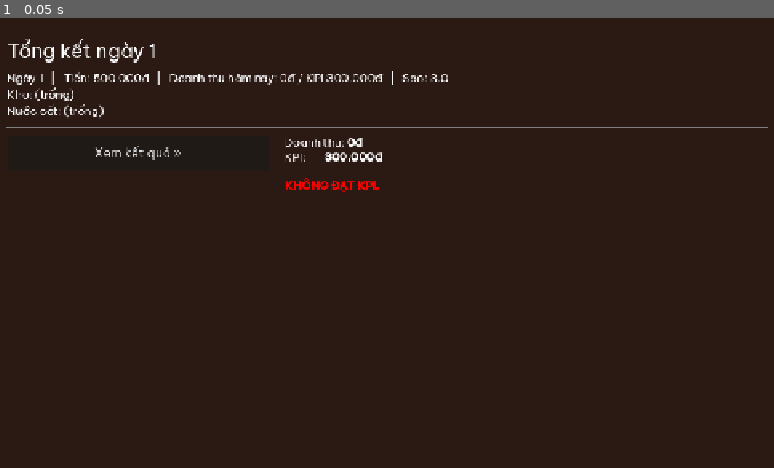
Above: before the commit, frame 1.
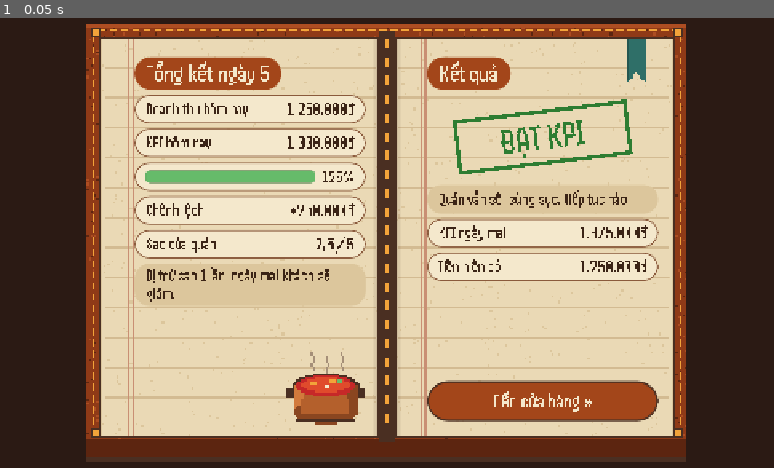
Above: after the commit, the same moment.

Repository: Znoywho/HotPot_SUNSUT
Game: Godot game, scene res://scenes/day_end/day_end.tscn
The game is run twice, just before and just after one commit, with the same random seed, the same clock (stepped at 60 frames per second) and the same inputs. This scene is started directly instead of the project's main scene.
Inputs:
- Up to frame 1 (0.05 s): no input

The runs differ from the first frame. In frame 1, 75% of the frame differs, in the area x 0-100%, y 1-99%.

Commit message:
Làm lại UI màn tổng kết ngày dạng sổ thu chi
Tự vẽ bìa, trang và nồi lẩu; thêm font Handjet SemiBold (OFL) và kiểu viên thuốc.
Phần logic để trống cho TODO(Hạo), game dừng ở màn này đến khi viết xong.

Diff:
--- /dev/null
+++ b/scenes/day_end/book_theme.tres
@@ -0,0 +1,129 @@
+[gd_resource type="Theme" format=3]
+
+[ext_resource type="FontFile" path="res://assets/fonts/Handjet-SemiBold.ttf" id="1_font"]
+
+[sub_resource type="StyleBoxFlat" id="StyleBox_pill_row"]
+bg_color = Color(0.95686275, 0.9098039, 0.8, 1)
+border_width_left = 2
+border_width_top = 2
+border_width_right = 2
+border_width_bottom = 2
+border_color = Color(0.5411765, 0.3529412, 0.23529412, 1)
+corner_radius_top_left = 24
+corner_radius_top_right = 24
+corner_radius_bottom_right = 24
+corner_radius_bottom_left = 24
+content_margin_left = 18.0
+content_margin_top = 2.0
+content_margin_right = 18.0
+content_margin_bottom = 2.0
+
+[sub_resource type="StyleBoxFlat" id="StyleBox_pill_heading"]
+bg_color = Color(0.6392157, 0.27450982, 0.101960786, 1)
+corner_radius_top_left = 26
+corner_radius_top_right = 26
+corner_radius_bottom_right = 26
+corner_radius_bottom_left = 26
+content_margin_left = 20.0
+content_margin_top = 2.0
+content_margin_right = 20.0
+content_margin_bottom = 2.0
+
+[sub_resource type="StyleBoxFlat" id="StyleBox_pill_note"]
+bg_color = Color(0.8627451, 0.7764706, 0.6117647, 1)
+corner_radius_top_left = 24
+corner_radius_top_right = 24
+corner_radius_bottom_right = 24
+corner_radius_bottom_left = 24
+content_margin_left = 18.0
+content_margin_top = 4.0
+content_margin_right = 18.0
+content_margin_bottom = 4.0
+
+[sub_resource type="StyleBoxFlat" id="StyleBox_button_normal"]
+bg_color = Color(0.6392157, 0.27450982, 0.101960786, 1)
+border_width_left = 3
+border_width_top = 3
+border_width_right = 3
+border_width_bottom = 3
+border_color = Color(0.2901961, 0.18431373, 0.13333334, 1)
+corner_radius_top_left = 32
+corner_radius_top_right = 32
+corner_radius_bottom_right = 32
+corner_radius_bottom_left = 32
+content_margin_left = 20.0
+content_margin_top = 4.0
+content_margin_right = 20.0
+content_margin_bottom = 4.0
+
+[sub_resource type="StyleBoxFlat" id="StyleBox_button_pressed"]
+bg_color = Color(0.45882353, 0.19607843, 0.07450981, 1)
+border_width_left = 3
+border_width_top = 3
+border_width_right = 3
+border_width_bottom = 3
+border_color = Color(0.2901961, 0.18431373, 0.13333334, 1)
+corner_radius_top_left = 32
+corner_radius_top_right = 32
+corner_radius_bottom_right = 32
+corner_radius_bottom_left = 32
+content_margin_left = 20.0
+content_margin_top = 4.0
+content_margin_right = 20.0
+content_margin_bottom = 4.0
+
+[sub_resource type="StyleBoxEmpty" id="StyleBox_focus"]
+
+[sub_resource type="StyleBoxFlat" id="StyleBox_bar_background"]
+bg_color = Color(0.16862746, 0.101960786, 0.078431375, 1)
+border_width_left = 2
+border_width_top = 2
+border_width_right = 2
+border_width_bottom = 2
+border_color = Color(0.101960786, 0.05882353, 0.043137256, 1)
+corner_radius_top_left = 6
+corner_radius_top_right = 6
+corner_radius_bottom_right = 6
+corner_radius_bottom_left = 6
+
+[sub_resource type="StyleBoxFlat" id="StyleBox_bar_pass"]
+bg_color = Color(0.4, 0.73333335, 0.41568628, 1)
+corner_radius_top_left = 6
+corner_radius_top_right = 6
+corner_radius_bottom_right = 6
+corner_radius_bottom_left = 6
+
+[sub_resource type="StyleBoxFlat" id="StyleBox_bar_fail"]
+bg_color = Color(0.9372549, 0.3254902, 0.3137255, 1)
+corner_radius_top_left = 6
+corner_radius_top_right = 6
+corner_radius_bottom_right = 6
+corner_radius_bottom_left = 6
+
+[resource]
+default_font = ExtResource("1_font")
+Button/colors/font_color = Color(0.95686275, 0.9098039, 0.8, 1)
+Button/colors/font_hover_color = Color(0.95686275, 0.9098039, 0.8, 1)
+Button/colors/font_pressed_color = Color(0.95686275, 0.9098039, 0.8, 1)
+Button/colors/font_focus_color = Color(0.95686275, 0.9098039, 0.8, 1)
+Button/font_sizes/font_size = 32
+Button/styles/focus = SubResource("StyleBox_focus")
+Button/styles/hover = SubResource("StyleBox_button_normal")
+Button/styles/normal = SubResource("StyleBox_button_normal")
+Button/styles/pressed = SubResource("StyleBox_button_pressed")
+HeadingLabel/base_type = &"Label"
+HeadingLabel/colors/font_color = Color(0.95686275, 0.9098039, 0.8, 1)
+HeadingLabel/font_sizes/font_size = 38
+HeadingLabel/styles/normal = SubResource("StyleBox_pill_heading")
+KpiBarFail/base_type = &"ProgressBar"
+KpiBarFail/styles/fill = SubResource("StyleBox_bar_fail")
+Label/colors/font_color = Color(0.23137255, 0.14117648, 0.08627451, 1)
+Label/font_sizes/font_size = 26
+NoteLabel/base_type = &"Label"
+NoteLabel/styles/normal = SubResource("StyleBox_pill_note")
+PillRow/base_type = &"PanelContainer"
+PillRow/styles/panel = SubResource("StyleBox_pill_row")
+ProgressBar/styles/background = SubResource("StyleBox_bar_background")
+ProgressBar/styles/fill = SubResource("StyleBox_bar_pass")
+ValueLabel/base_type = &"Label"
+ValueLabel/font_sizes/font_size = 30
--- a/scenes/day_end/day_end.gd
+++ b/scenes/day_end/day_end.gd
@@ -1,21 +1,67 @@
-extends ScreenBase
-## Tổng kết cuối ngày: kiểm tra KPI.
+extends Control
+## Màn tổng kết cuối ngày dạng cuốn sổ.
+## Phần giao diện nằm trong day_end.tscn. Chữ đang hiện là SỐ MẪU để xem bố cục.
+## TODO(Hạo): viết logic vào các hàm bên dưới, mỗi node đã có sẵn tên %... để gọi.
+
+const NEXT_SHOP_TEXT := "Đến cửa hàng »"
+const NEXT_RESULT_TEXT := "Xem kết quả »"
+const BAR_FAIL_VARIATION := &"KpiBarFail" ## Thanh đỏ khi trượt, mặc định thanh xanh (giống thanh máu).
+const STAMP_PASS_COLOR := Color("2e7d32")
+const STAMP_FAIL_COLOR := Color("c62828")
+
+# Tiêu đề
+@onready var title_label: Label = %TitleLabel
+# Trang trái: số liệu trong ngày
+@onready var revenue_value: Label = %RevenueValue
+@onready var kpi_value: Label = %KpiValue
+@onready var kpi_bar: ProgressBar = %KpiBar
+@onready var kpi_percent: Label = %KpiPercent
+@onready var difference_value: Label = %DifferenceValue
+@onready var stars_value: Label = %StarsValue
+@onready var star_note: Label = %StarNote
+# Trang phải: kết quả
+@onready var stamp_label: Label = %StampLabel
+@onready var result_message: Label = %ResultMessage
+@onready var next_kpi_row: Control = %NextKpiRow
+@onready var next_kpi_value: Label = %NextKpiValue
+@onready var money_value: Label = %MoneyValue
+@onready var continue_button: Button = %ContinueButton
+# Lớp phủ nhắc xoay ngang điện thoại
+@onready var rotate_hint: Control = %RotateHint
 
 
-func _get_title() -> String:
-	return "Tổng kết ngày %d" % GameState.day
+## Khởi tạo màn hình: nối nút rồi đổ dữ liệu lên sổ.
+func _ready() -> void:
+	continue_button.pressed.connect(_on_continue_pressed)
+	_show_day_summary()
+	_show_result()
 
 
-func _setup() -> void:
-	log_line("Doanh thu: [b]%s[/b]" % GameState.format_money(GameState.today_revenue))
-	log_line("KPI:       [b]%s[/b]" % GameState.format_money(GameState.kpi_target))
-	if GameState.stars_lost_today > 0:
-		log_line("Bị trừ sao %d lần, khách ngày mai sẽ giảm." % GameState.stars_lost_today)
-	log_line("")
-	if GameState.is_kpi_reached():
-		log_line("[color=green][b]ĐẠT KPI![/b][/color] KPI ngày mai: %s" %
-			GameState.format_money(GameState.next_kpi()))
-		add_action("Đến cửa hàng nâng cấp »", DayManager.next_phase)
-	else:
-		log_line("[color=red][b]KHÔNG ĐẠT KPI.[/b][/color]")
-		add_action("Xem kết quả »", DayManager.next_phase)
+## Hiện lớp nhắc xoay ngang khi điện thoại đang cầm dọc.
+func _process(_delta: float) -> void:
+	var window_size := DisplayServer.window_get_size()
+	rotate_hint.visible = window_size.y > window_size.x
+
+
+## Điền trang trái: tiêu đề, doanh thu, KPI, thanh tiến độ, chênh lệch, sao.
+func _show_day_summary() -> void:
+	# TODO(Hạo): lấy số từ GameState (day, today_revenue, kpi_target, stars, stars_lost_today).
+	# Tiền hiển thị bằng GameState.format_money().
+	# Không bị trừ sao thì ẩn star_note để khỏi còn viên thuốc trống.
+	pass
+
+
+## Điền trang phải: con dấu, lời nhắn, KPI ngày mai, tiền hiện có, chữ trên nút.
+func _show_result() -> void:
+	# TODO(Hạo): rẽ nhánh theo GameState.is_kpi_reached().
+	# Đạt: stamp_label.modulate = STAMP_PASS_COLOR,
+	#       nút hiện NEXT_SHOP_TEXT, KPI ngày mai lấy từ GameState.next_kpi().
+	# Trượt: kpi_bar.theme_type_variation = BAR_FAIL_VARIATION, STAMP_FAIL_COLOR,
+	#       NEXT_RESULT_TEXT, ẩn next_kpi_row (ẩn cả viên thuốc KPI ngày mai).
+	pass
+
+
+## Chuyển sang màn tiếp theo khi bấm nút.
+func _on_continue_pressed() -> void:
+	# TODO(Hạo): gọi DayManager.next_phase(). Chưa có dòng này thì game dừng ở màn này.
+	pass
--- a/scenes/day_end/day_end.tscn
+++ b/scenes/day_end/day_end.tscn
@@ -1,6 +1,19 @@
-[gd_scene load_steps=2 format=3]
+[gd_scene format=3]
 
 [ext_resource type="Script" path="res://scenes/day_end/day_end.gd" id="1"]
+[ext_resource type="Theme" path="res://scenes/day_end/book_theme.tres" id="2_theme"]
+[ext_resource type="Texture2D" path="res://assets/sprites/ui/book/cover.png" id="3_cover"]
+[ext_resource type="Texture2D" path="res://assets/sprites/ui/book/page_left.png" id="4_left"]
+[ext_resource type="Texture2D" path="res://assets/sprites/ui/book/page_right.png" id="5_right"]
+[ext_resource type="Texture2D" path="res://assets/sprites/ui/book/hotpot.png" id="6_hotpot"]
+
+[sub_resource type="StyleBoxFlat" id="StyleBox_stamp"]
+bg_color = Color(1, 1, 1, 0)
+border_width_left = 6
+border_width_top = 6
+border_width_right = 6
+border_width_bottom = 6
+border_color = Color(1, 1, 1, 1)
 
 [node name="DayEnd" type="Control"]
 layout_mode = 3
@@ -9,4 +22,341 @@
 anchor_bottom = 1.0
 grow_horizontal = 2
 grow_vertical = 2
+theme = ExtResource("2_theme")
 script = ExtResource("1")
+
+[node name="Backdrop" type="ColorRect" parent="."]
+layout_mode = 1
+anchors_preset = 15
+anchor_right = 1.0
+anchor_bottom = 1.0
+grow_horizontal = 2
+grow_vertical = 2
+color = Color(0.16862746, 0.101960786, 0.078431375, 1)
+
+[node name="Center" type="CenterContainer" parent="."]
+layout_mode = 1
+anchors_preset = 15
+anchor_right = 1.0
+anchor_bottom = 1.0
+grow_horizontal = 2
+grow_vertical = 2
+
+[node name="Book" type="Control" parent="Center"]
+custom_minimum_size = Vector2(960, 702)
+layout_mode = 2
+
+[node name="Cover" type="TextureRect" parent="Center/Book"]
+layout_mode = 0
+offset_right = 960.0
+offset_bottom = 702.0
+texture = ExtResource("3_cover")
+
+[node name="LeftPage" type="TextureRect" parent="Center/Book"]
+layout_mode = 0
+offset_left = 24.0
+offset_top = 24.0
+offset_right = 468.0
+offset_bottom = 660.0
+texture = ExtResource("4_left")
+
+[node name="Margin" type="MarginContainer" parent="Center/Book/LeftPage"]
+layout_mode = 1
+anchors_preset = 15
+anchor_right = 1.0
+anchor_bottom = 1.0
+grow_horizontal = 2
+grow_vertical = 2
+theme_override_constants/margin_left = 52
+theme_override_constants/margin_top = 30
+theme_override_constants/margin_right = 22
+theme_override_constants/margin_bottom = 24
+
+[node name="Content" type="VBoxContainer" parent="Center/Book/LeftPage/Margin"]
+layout_mode = 2
+theme_override_constants/separation = 8
+
+[node name="TitleLabel" type="Label" parent="Center/Book/LeftPage/Margin/Content"]
+unique_name_in_owner = true
+custom_minimum_size = Vector2(0, 52)
+layout_mode = 2
+size_flags_horizontal = 0
+theme_type_variation = &"HeadingLabel"
+text = "Tổng kết ngày 5"
+vertical_alignment = 1
+
+[node name="RevenueRow" type="PanelContainer" parent="Center/Book/LeftPage/Margin/Content"]
+custom_minimum_size = Vector2(0, 46)
+layout_mode = 2
+theme_type_variation = &"PillRow"
+
+[node name="Items" type="HBoxContainer" parent="Center/Book/LeftPage/Margin/Content/RevenueRow"]
+layout_mode = 2
+
+[node name="RevenueTitle" type="Label" parent="Center/Book/LeftPage/Margin/Content/RevenueRow/Items"]
+layout_mode = 2
+size_flags_horizontal = 3
+text = "Doanh thu hôm nay"
+vertical_alignment = 1
+
+[node name="RevenueValue" type="Label" parent="Center/Book/LeftPage/Margin/Content/RevenueRow/Items"]
+unique_name_in_owner = true
+layout_mode = 2
+theme_type_variation = &"ValueLabel"
+text = "1.250.000đ"
+vertical_alignment = 1
+
+[node name="KpiRow" type="PanelContainer" parent="Center/Book/LeftPage/Margin/Content"]
+custom_minimum_size = Vector2(0, 46)
+layout_mode = 2
+theme_type_variation = &"PillRow"
+
+[node name="Items" type="HBoxContainer" parent="Center/Book/LeftPage/Margin/Content/KpiRow"]
+layout_mode = 2
+
+[node name="KpiTitle" type="Label" parent="Center/Book/LeftPage/Margin/Content/KpiRow/Items"]
+layout_mode = 2
+size_flags_horizontal = 3
+text = "KPI hôm nay"
+vertical_alignment = 1
+
+[node name="KpiValue" type="Label" parent="Center/Book/LeftPage/Margin/Content/KpiRow/Items"]
+unique_name_in_owner = true
+layout_mode = 2
+theme_type_variation = &"ValueLabel"
+text = "1.000.000đ"
+vertical_alignment = 1
+
+[node name="KpiBarRow" type="PanelContainer" parent="Center/Book/LeftPage/Margin/Content"]
+custom_minimum_size = Vector2(0, 46)
+layout_mode = 2
+theme_type_variation = &"PillRow"
+
+[node name="Items" type="HBoxContainer" parent="Center/Book/LeftPage/Margin/Content/KpiBarRow"]
+layout_mode = 2
+theme_override_constants/separation = 10
+
+[node name="KpiBar" type="ProgressBar" parent="Center/Book/LeftPage/Margin/Content/KpiBarRow/Items"]
+unique_name_in_owner = true
+custom_minimum_size = Vector2(0, 20)
+layout_mode = 2
+size_flags_horizontal = 3
+size_flags_vertical = 4
+value = 100.0
+show_percentage = false
+
+[node name="KpiPercent" type="Label" parent="Center/Book/LeftPage/Margin/Content/KpiBarRow/Items"]
+unique_name_in_owner = true
+layout_mode = 2
+theme_type_variation = &"ValueLabel"
+theme_override_font_sizes/font_size = 28
+text = "125%"
+vertical_alignment = 1
+
+[node name="DifferenceRow" type="PanelContainer" parent="Center/Book/LeftPage/Margin/Content"]
+custom_minimum_size = Vector2(0, 46)
+layout_mode = 2
+theme_type_variation = &"PillRow"
+
+[node name="Items" type="HBoxContainer" parent="Center/Book/LeftPage/Margin/Content/DifferenceRow"]
+layout_mode = 2
+
+[node name="DifferenceTitle" type="Label" parent="Center/Book/LeftPage/Margin/Content/DifferenceRow/Items"]
+layout_mode = 2
+size_flags_horizontal = 3
+text = "Chênh lệch"
+vertical_alignment = 1
+
+[node name="DifferenceValue" type="Label" parent="Center/Book/LeftPage/Margin/Content/DifferenceRow/Items"]
+unique_name_in_owner = true
+layout_mode = 2
+theme_type_variation = &"ValueLabel"
+text = "+250.000đ"
+vertical_alignment = 1
+
+[node name="StarsRow" type="PanelContainer" parent="Center/Book/LeftPage/Margin/Content"]
+custom_minimum_size = Vector2(0, 46)
+layout_mode = 2
+theme_type_variation = &"PillRow"
+
+[node name="Items" type="HBoxContainer" parent="Center/Book/LeftPage/Margin/Content/StarsRow"]
+layout_mode = 2
+
+[node name="StarsTitle" type="Label" parent="Center/Book/LeftPage/Margin/Content/StarsRow/Items"]
+layout_mode = 2
+size_flags_horizontal = 3
+text = "Sao của quán"
+vertical_alignment = 1
+
+[node name="StarsValue" type="Label" parent="Center/Book/LeftPage/Margin/Content/StarsRow/Items"]
+unique_name_in_owner = true
+layout_mode = 2
+theme_type_variation = &"ValueLabel"
+text = "2,5 / 5"
+vertical_alignment = 1
+
+[node name="StarNote" type="Label" parent="Center/Book/LeftPage/Margin/Content"]
+unique_name_in_owner = true
+custom_minimum_size = Vector2(0, 46)
+layout_mode = 2
+theme_type_variation = &"NoteLabel"
+theme_override_constants/line_spacing = 0
+text = "Bị trừ sao 1 lần, ngày mai khách sẽ giảm."
+vertical_alignment = 1
+autowrap_mode = 3
+
+[node name="Hotpot" type="TextureRect" parent="Center/Book/LeftPage"]
+layout_mode = 0
+offset_left = 292.0
+offset_top = 500.0
+offset_right = 424.0
+offset_bottom = 620.0
+mouse_filter = 2
+texture = ExtResource("6_hotpot")
+
+[node name="RightPage" type="TextureRect" parent="Center/Book"]
+layout_mode = 0
+offset_left = 492.0
+offset_top = 24.0
+offset_right = 936.0
+offset_bottom = 660.0
+texture = ExtResource("5_right")
+
+[node name="Margin" type="MarginContainer" parent="Center/Book/RightPage"]
+layout_mode = 1
+anchors_preset = 15
+anchor_right = 1.0
+anchor_bottom = 1.0
+grow_horizontal = 2
+grow_vertical = 2
+theme_override_constants/margin_left = 52
+theme_override_constants/margin_top = 30
+theme_override_constants/margin_right = 22
+theme_override_constants/margin_bottom = 24
+
+[node name="Content" type="VBoxContainer" parent="Center/Book/RightPage/Margin"]
+layout_mode = 2
+theme_override_constants/separation = 8
+
+[node name="ResultHeading" type="Label" parent="Center/Book/RightPage/Margin/Content"]
+custom_minimum_size = Vector2(0, 52)
+layout_mode = 2
+size_flags_horizontal = 0
+theme_type_variation = &"HeadingLabel"
+text = "Kết quả"
+vertical_alignment = 1
+
+[node name="StampHolder" type="Control" parent="Center/Book/RightPage/Margin/Content"]
+custom_minimum_size = Vector2(0, 136)
+layout_mode = 2
+
+[node name="StampLabel" type="Label" parent="Center/Book/RightPage/Margin/Content/StampHolder"]
+unique_name_in_owner = true
+modulate = Color(0.18039216, 0.49019608, 0.19607843, 1)
+layout_mode = 1
+anchors_preset = 8
+anchor_left = 0.5
+anchor_top = 0.5
+anchor_right = 0.5
+anchor_bottom = 0.5
+offset_left = -140.0
+offset_top = -44.0
+offset_right = 140.0
+offset_bottom = 44.0
+rotation = -0.12
+pivot_offset = Vector2(140, 44)
+theme_override_colors/font_color = Color(1, 1, 1, 1)
+theme_override_font_sizes/font_size = 58
+theme_override_styles/normal = SubResource("StyleBox_stamp")
+text = "ĐẠT KPI"
+horizontal_alignment = 1
+vertical_alignment = 1
+
+[node name="ResultMessage" type="Label" parent="Center/Book/RightPage/Margin/Content"]
+unique_name_in_owner = true
+custom_minimum_size = Vector2(0, 46)
+layout_mode = 2
+theme_type_variation = &"NoteLabel"
+theme_override_constants/line_spacing = 0
+text = "Quán vẫn sôi sùng sục, tiếp tục nào!"
+vertical_alignment = 1
+autowrap_mode = 3
+
+[node name="NextKpiRow" type="PanelContainer" parent="Center/Book/RightPage/Margin/Content"]
+unique_name_in_owner = true
+custom_minimum_size = Vector2(0, 46)
+layout_mode = 2
+theme_type_variation = &"PillRow"
+
+[node name="Items" type="HBoxContainer" parent="Center/Book/RightPage/Margin/Content/NextKpiRow"]
+layout_mode = 2
+
+[node name="NextKpiTitle" type="Label" parent="Center/Book/RightPage/Margin/Content/NextKpiRow/Items"]
+layout_mode = 2
+size_flags_horizontal = 3
+text = "KPI ngày mai"
+vertical_alignment = 1
+
+[node name="NextKpiValue" type="Label" parent="Center/Book/RightPage/Margin/Content/NextKpiRow/Items"]
+unique_name_in_owner = true
+layout_mode = 2
+theme_type_variation = &"ValueLabel"
+text = "1.375.000đ"
+vertical_alignment = 1
+
+[node name="MoneyRow" type="PanelContainer" parent="Center/Book/RightPage/Margin/Content"]
+custom_minimum_size = Vector2(0, 46)
+layout_mode = 2
+theme_type_variation = &"PillRow"
+
+[node name="Items" type="HBoxContainer" parent="Center/Book/RightPage/Margin/Content/MoneyRow"]
+layout_mode = 2
+
+[node name="MoneyTitle" type="Label" parent="Center/Book/RightPage/Margin/Content/MoneyRow/Items"]
+layout_mode = 2
+size_flags_horizontal = 3
+text = "Tiền hiện có"
+vertical_alignment = 1
+
+[node name="MoneyValue" type="Label" parent="Center/Book/RightPage/Margin/Content/MoneyRow/Items"]
+unique_name_in_owner = true
+layout_mode = 2
+theme_type_variation = &"ValueLabel"
+text = "1.750.000đ"
+vertical_alignment = 1
+
+[node name="Spacer" type="Control" parent="Center/Book/RightPage/Margin/Content"]
+layout_mode = 2
+size_flags_vertical = 3
+
+[node name="ContinueButton" type="Button" parent="Center/Book/RightPage/Margin/Content"]
+unique_name_in_owner = true
+custom_minimum_size = Vector2(0, 64)
+layout_mode = 2
+text = "Đến cửa hàng »"
+
+[node name="RotateHint" type="ColorRect" parent="."]
+unique_name_in_owner = true
+visible = false
+layout_mode = 1
+anchors_preset = 15
+anchor_right = 1.0
+anchor_bottom = 1.0
+grow_horizontal = 2
+grow_vertical = 2
+color = Color(0.101960786, 0.05882353, 0.043137256, 1)
+
+[node name="RotateLabel" type="Label" parent="RotateHint"]
+layout_mode = 1
+anchors_preset = 15
+anchor_right = 1.0
+anchor_bottom = 1.0
+grow_horizontal = 2
+grow_vertical = 2
+theme_override_colors/font_color = Color(0.9490196, 0.6392157, 0.22745098, 1)
+theme_override_font_sizes/font_size = 64
+text = "Xoay ngang điện thoại
+để chơi nhé!"
+horizontal_alignment = 1
+vertical_alignment = 1
+autowrap_mode = 3
Not shown, added: assets/fonts/Handjet-OFL.txt
Binary file added: assets/fonts/Handjet-SemiBold.ttf
Not shown, added: assets/fonts/Handjet-SemiBold.ttf.import
Binary file added: assets/sprites/ui/book/cover.png
Not shown, added: assets/sprites/ui/book/cover.png.import
Binary file added: assets/sprites/ui/book/hotpot.png
Not shown, added: assets/sprites/ui/book/hotpot.png.import
Binary file added: assets/sprites/ui/book/page_left.png
Not shown, added: assets/sprites/ui/book/page_left.png.import
Binary file added: assets/sprites/ui/book/page_right.png
Not shown, added: assets/sprites/ui/book/page_right.png.import
